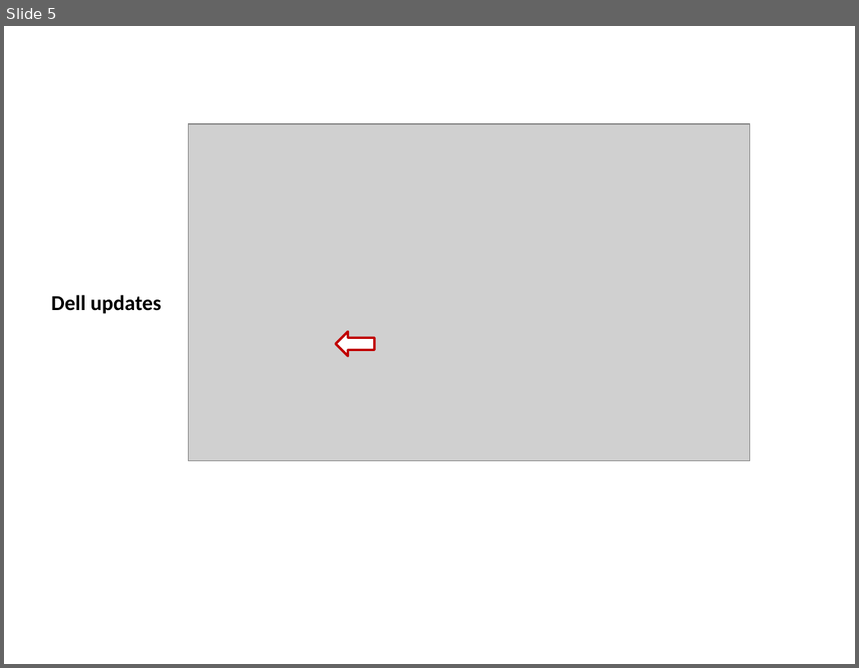
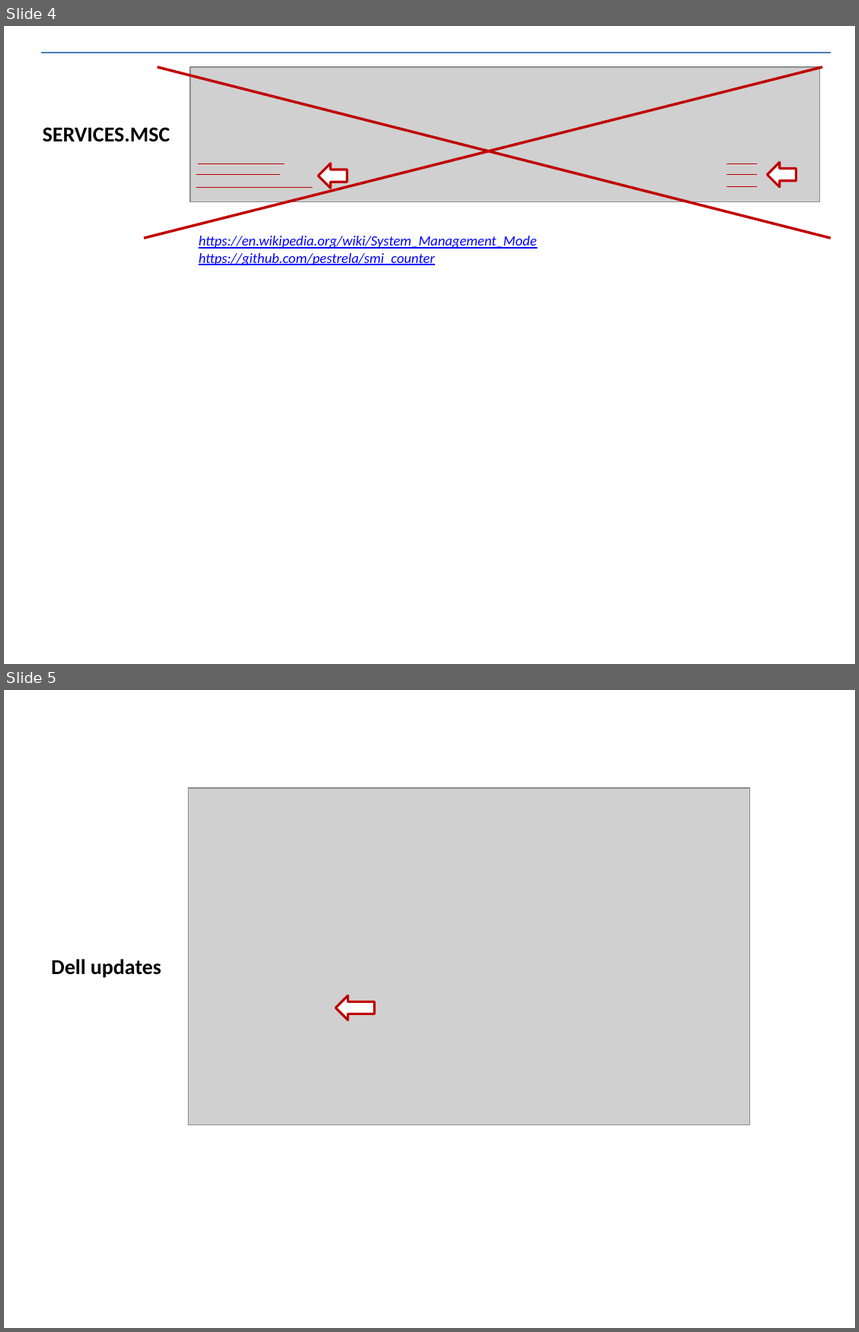
Before and after one commit to pestrela/smi_counter, a slide deck: src/dell_smi_latency_problems v2.pptx. Shown one above the other, each under a label of ours: slide 5 before the commit, slides 4 and 5 after it. The pictures are 859x668 and 859x1332 pixels, drawn with LibreOffice and Linux fonts; fonts in the diff are those of the drawing; grey boxes stand for pictures. Boxes give left, top, right and bottom in pixels: in the first picture for what was removed or moved away, otherwise in the second. Text is boxed around its words. In the diff, an @@ line names an element or a change of style, - is before the commit and + after.

```diff
--- a/src/dell_smi_latency_problems v2.pptx
+++ b/src/dell_smi_latency_problems v2.pptx
@@ slide 4 added at [4, 26, 855, 664], background #FFFFFF @@
@@ group added at [41, 53, 831, 266]: 9 lines, 2 texts, 2 left arrows, 1 picture @@
+https://en.wikipedia.org/wiki/System_Management_Mode
+https://github.com/pestrela/smi_counter
+SERVICES.MSC
```
Also in this commit, not shown: 1 slide changed, 1 slide removed, 5 other files.
